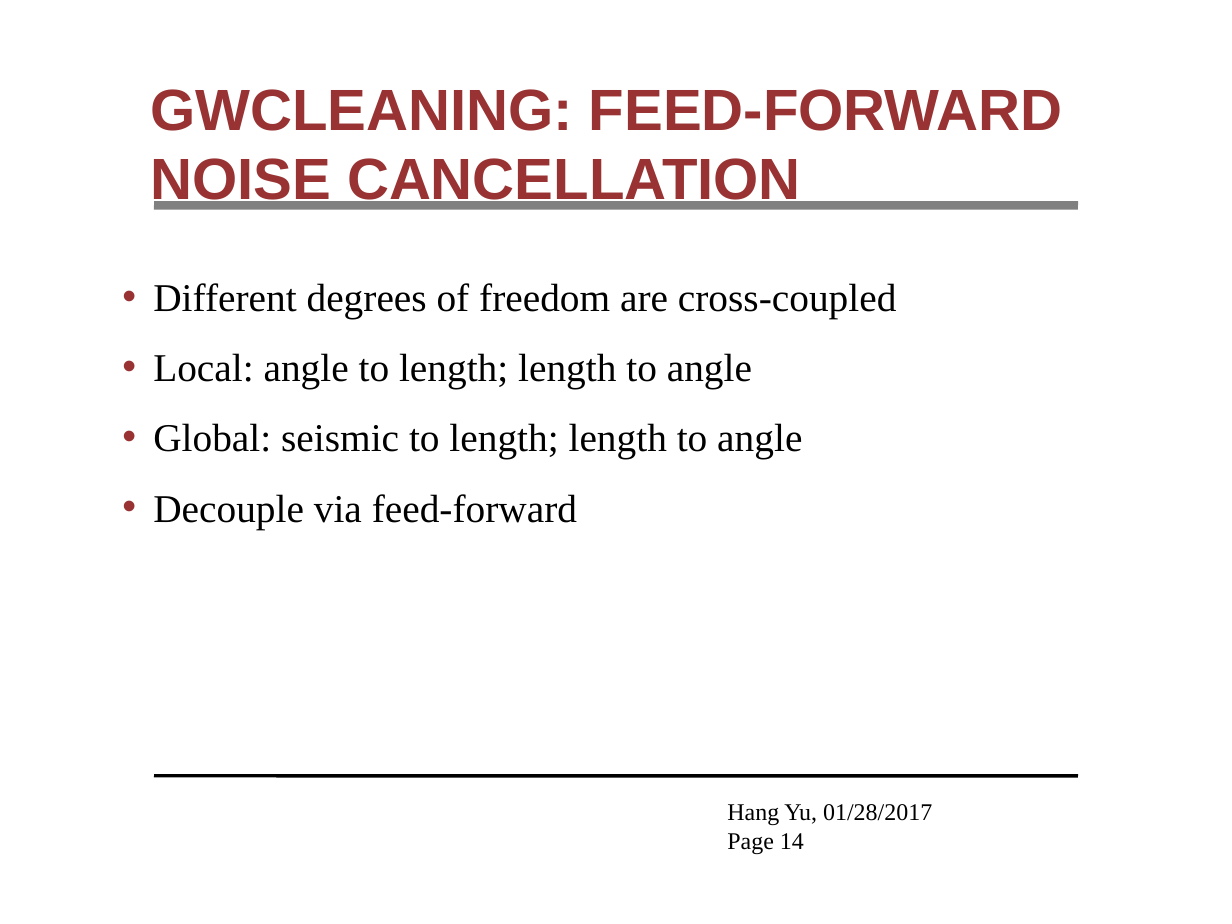
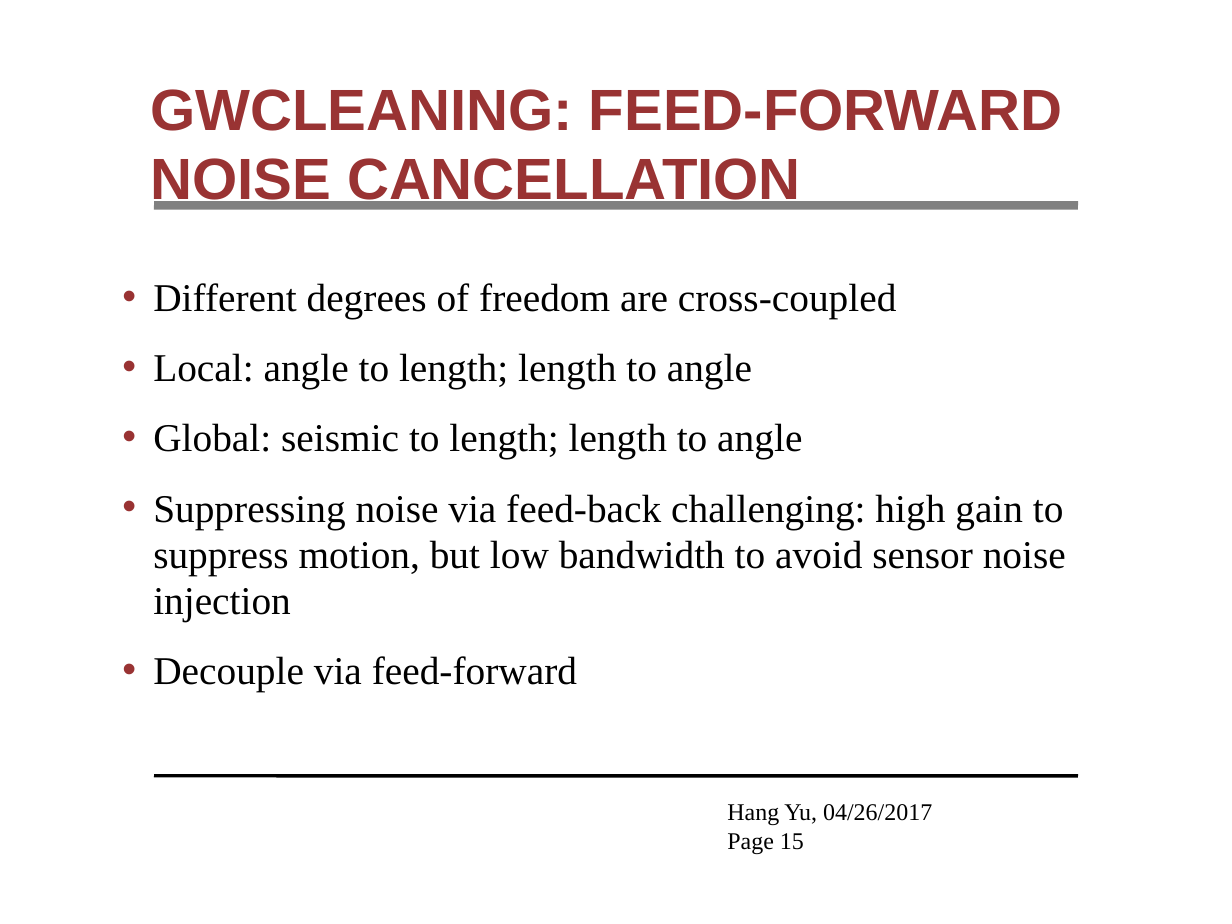
Before and after one commit to hangyu45/HangYuThesis, a slide deck: slide 15 of proposal/thesisproposal.pptx (slide 14 before the commit). Drawn at 1232x924 pixels with LibreOffice and Linux fonts; fonts in the diff are those of the drawing; background and template pictures are left out. Boxes give left, top, right and bottom in pixels: in the first picture for what was removed or moved away, otherwise in the second. Text is boxed around its words. In the diff, an @@ line names an element or a change of style, - is before the commit and + after.

```diff
--- a/proposal/thesisproposal.pptx
+++ b/proposal/thesisproposal.pptx
@@ text at <box>153,494,1066,622</box>: paragraph added @@
+• Suppressing noise via feed-back challenging: high gain to suppress motion, but low bandwidth to avoid sensor noise injection
@@ text at <box>727,804,932,854</box>: text changed @@
-Hang Yu, 01/28/2017
-Page 14
+Hang Yu, 04/26/2017
+Page 15
```
Also in this commit, not shown: 7 other slides changed, 2 slides added, 1 other file.
